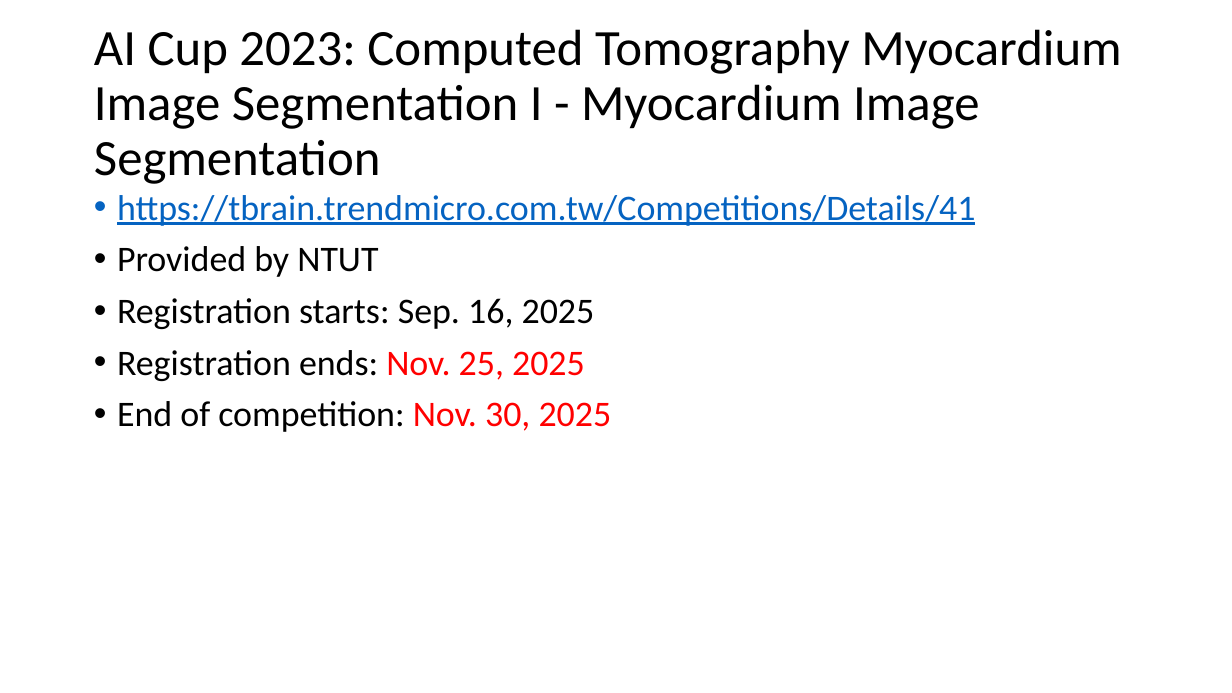
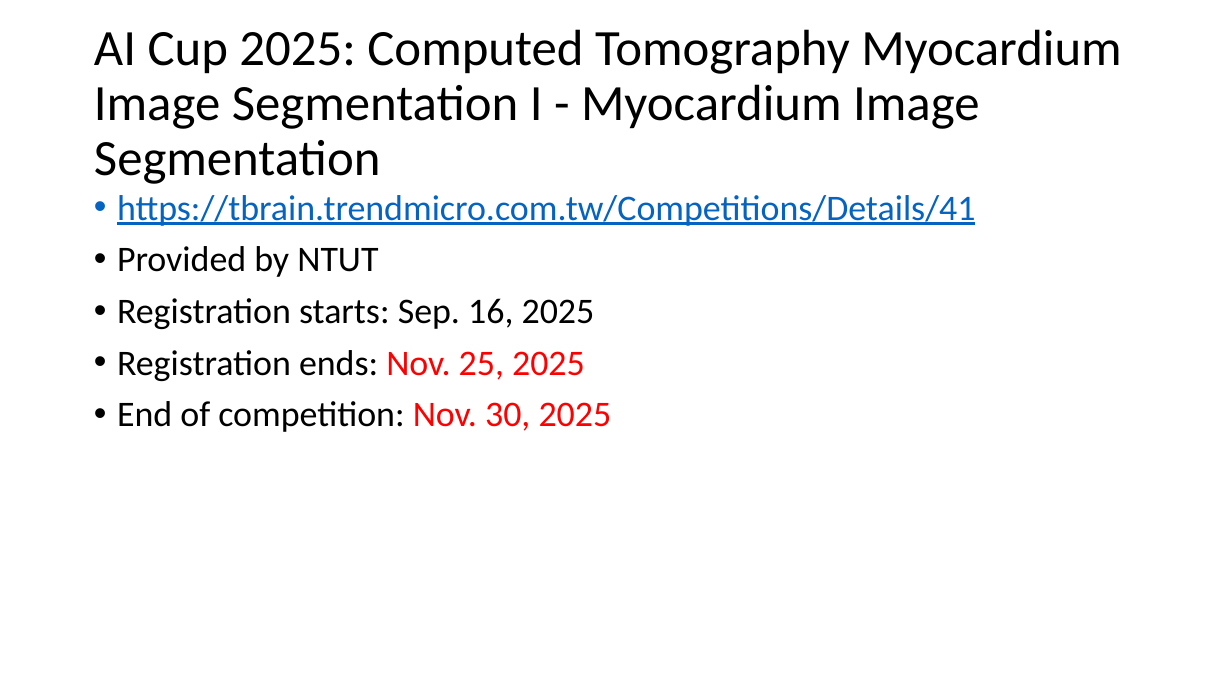
Before and after one commit to chriswjh/chriswjh.github.io, a slide deck: slide 5 of BDM/competition.pptx (slide 4 before the commit). Drawn at 1232x693 pixels with LibreOffice and Linux fonts; fonts in the diff are those of the drawing. Boxes give left, top, right and bottom in pixels: in the first picture for what was removed or moved away, otherwise in the second. Text is boxed around its words. In the diff, an @@ line names an element or a change of style, - is before the commit and + after.

```diff
--- a/BDM/competition.pptx
+++ b/BDM/competition.pptx
@@ title at <box>94,29,1122,184</box>: text changed @@
-AI Cup 2023: Computed Tomography Myocardium Image Segmentation I - Myocardium Image Segmentation
+AI Cup 2025: Computed Tomography Myocardium Image Segmentation I - Myocardium Image Segmentation
```
Also in this commit, not shown: 1 other slide changed, 2 slides added.
